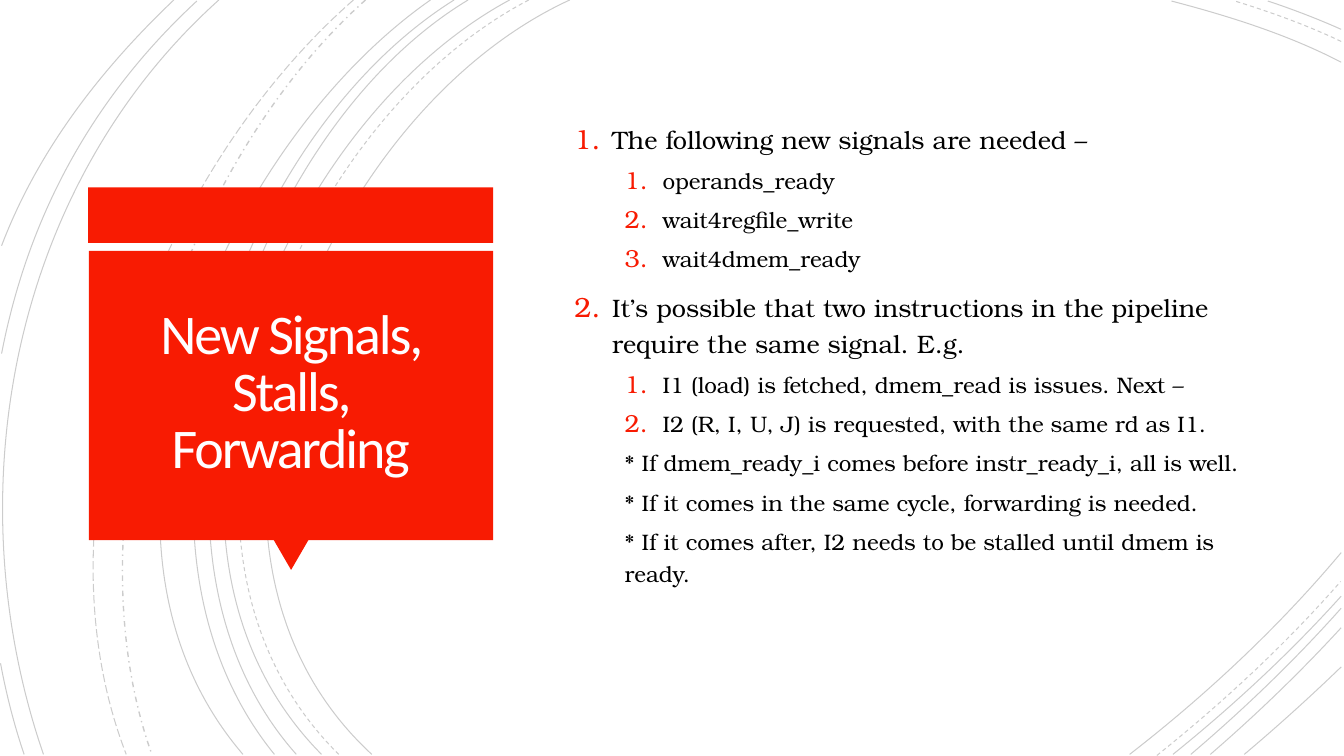
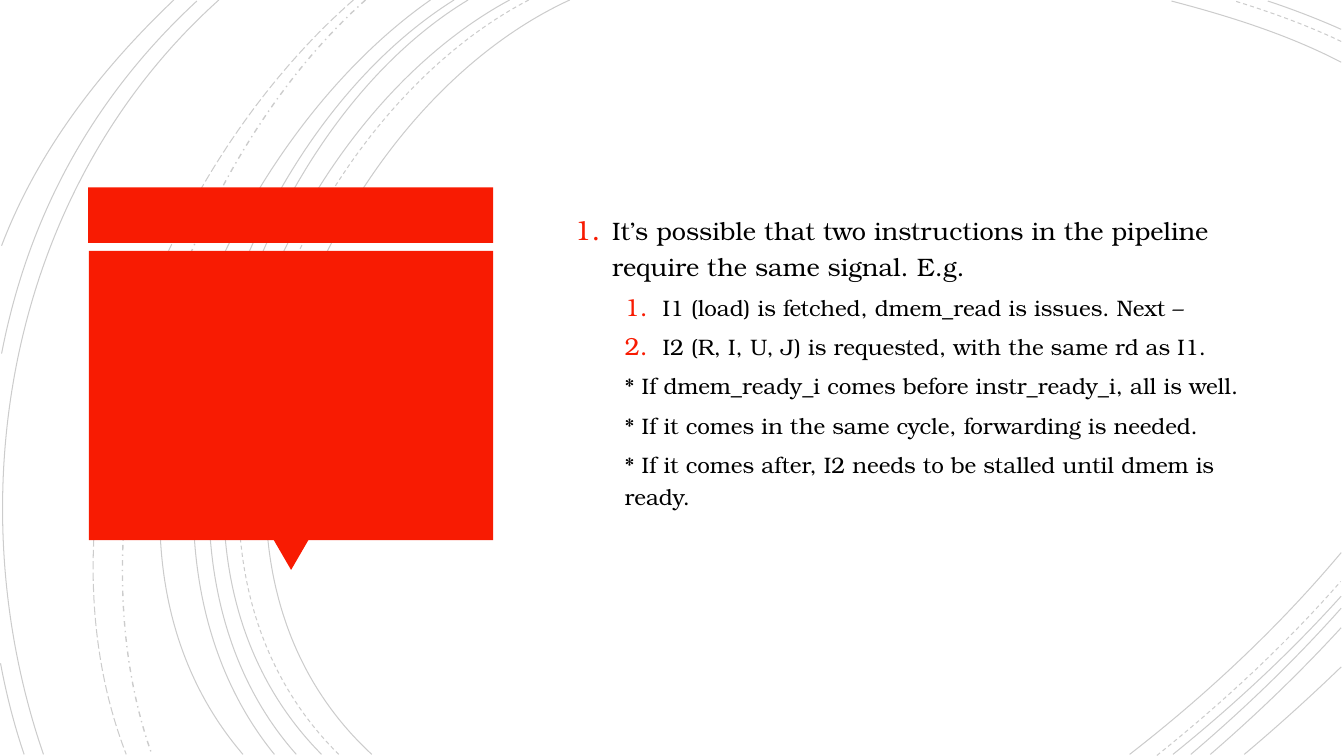
Before and after one commit to mrinav-saxena/riscv_verif0, a slide deck: slide 12 of rtl/core/multi_cycle/stall_for_mem_core.pptx (slide 11 before the commit). Drawn at 1344x756 pixels with LibreOffice and Linux fonts; fonts in the diff are those of the drawing. Boxes give left, top, right and bottom in pixels: in the first picture for what was removed or moved away, otherwise in the second. Text is boxed around its words. In the diff, an @@ line names an element or a change of style, - is before the commit and + after.

Commit message:
still implementing stall4mem_pip

```diff
--- a/rtl/core/multi_cycle/stall_for_mem_core.pptx
+++ b/rtl/core/multi_cycle/stall_for_mem_core.pptx
@@ text at <box>612,130,1066,273</box>: paragraphs removed @@
-1. The following new signals are needed –
-  1. operands_ready
-  2. wait4regfile_write
-  3. wait4dmem_ready
@@ title removed at <box>160,315,423,478</box> @@
-New Signals, Stalls, Forwarding
```
Also in this commit, not shown: 2 other slides changed, 1 slide added, 13 other files.
